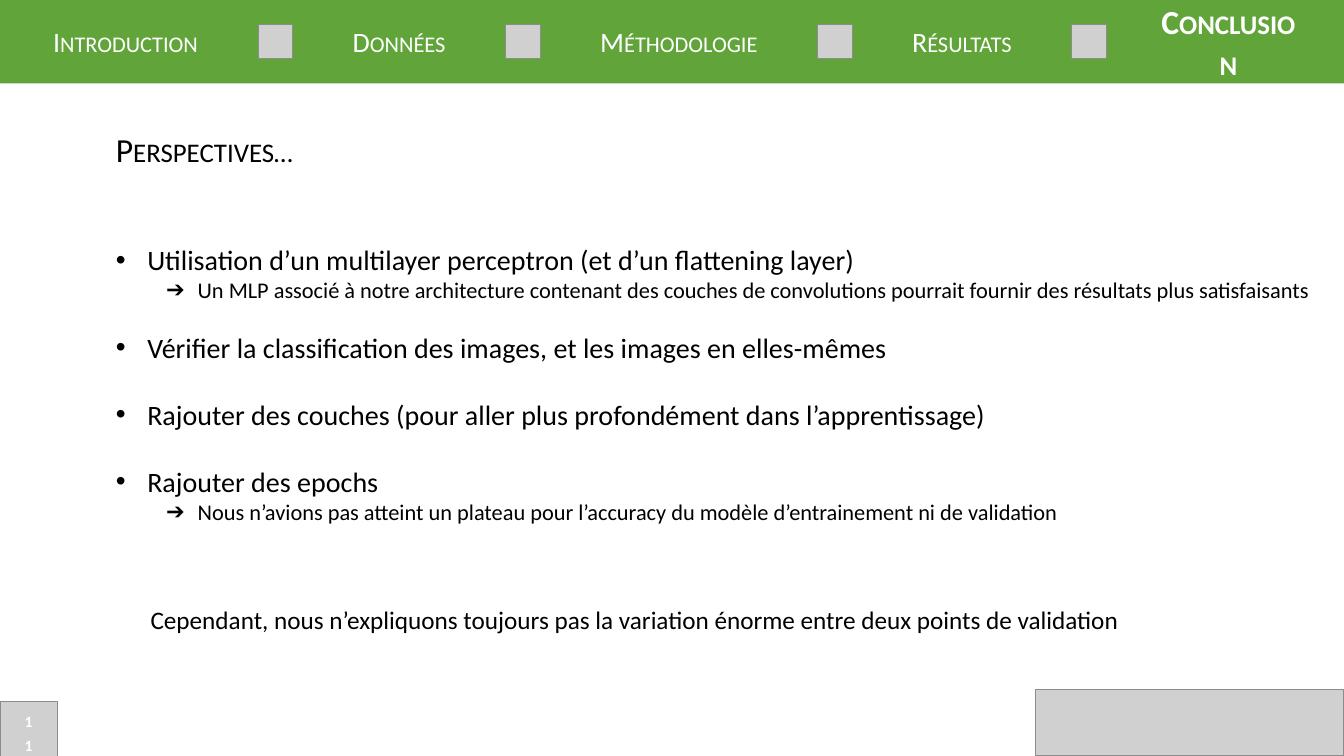
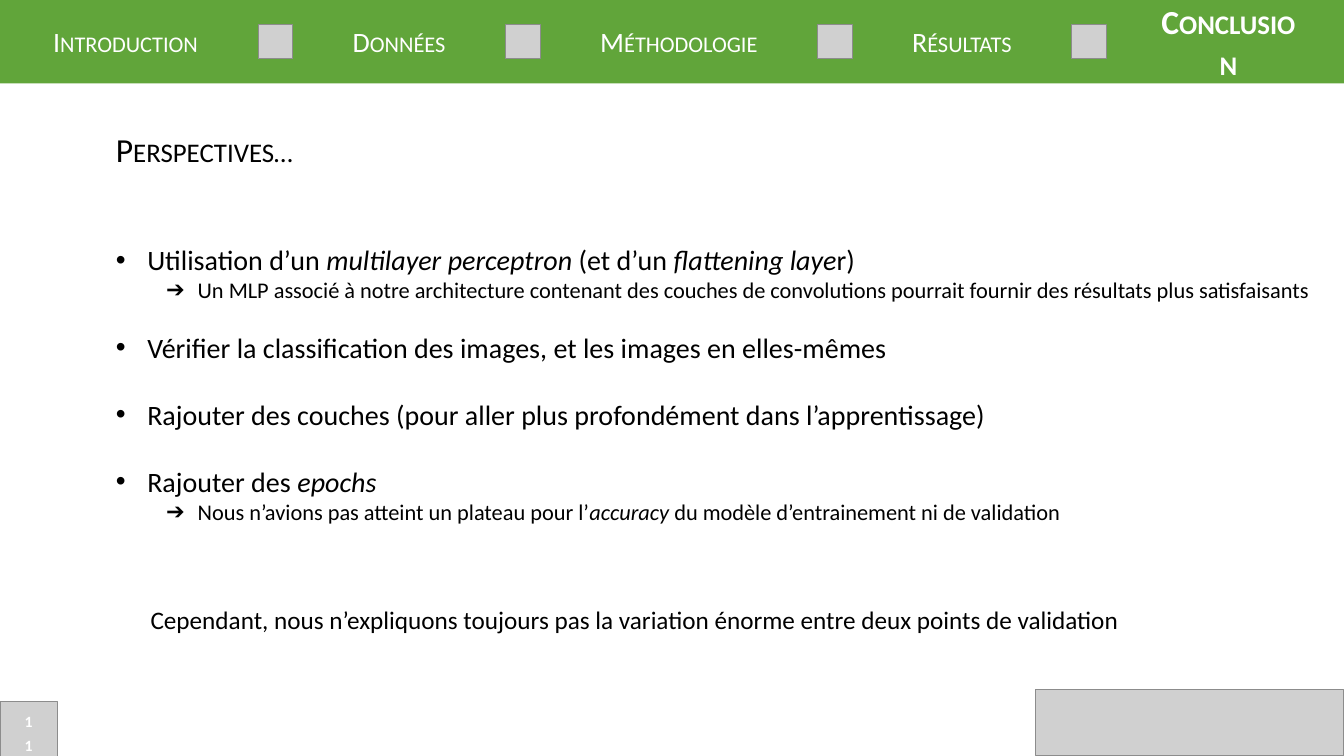
Before and after one commit to Easill/ML_photo, a slide deck: slide 11 of presentation.pptx. Drawn at 1344x756 pixels with LibreOffice and Linux fonts; fonts in the diff are those of the drawing; grey boxes stand for pictures. Boxes give left, top, right and bottom in pixels: in the first picture for what was removed or moved away, otherwise in the second. Text is boxed around its words. In the diff, an @@ line names an element or a change of style, - is before the commit and + after.

```diff
--- a/presentation.pptx
+++ b/presentation.pptx
@@ text at <box>147,249,1060,524</box>: italic on in "multilayer perceptron flattening layer)", "epochs", "l’accuracy" @@
```
Also in this commit, not shown: 2 other slides changed.
